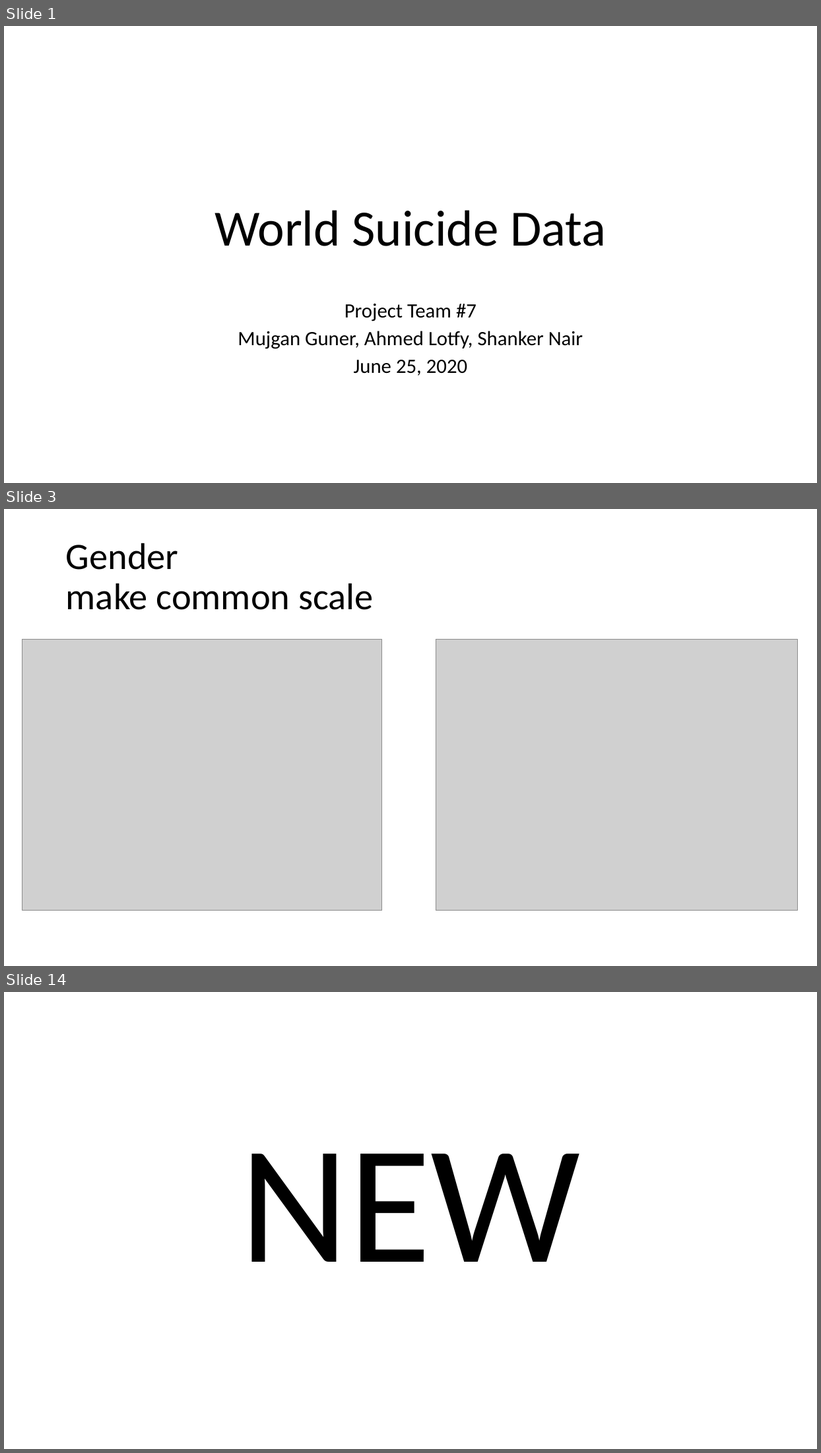
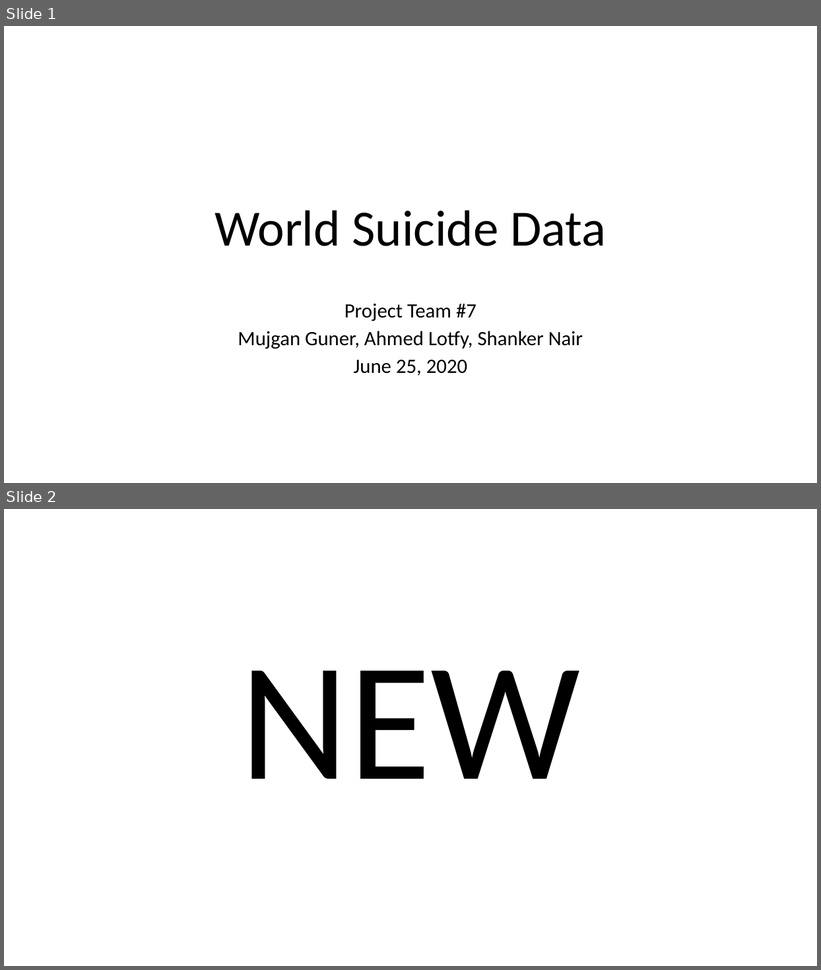
Before and after one commit to mguner-data/Global_Suicide_Data_Analysis, a slide deck: An Analysis of the World Suicide Data_sn.pptx. Shown one above the other, each under a label of ours: slides 1, 3 and 14 before the commit, slides 1 and 2 after it; the slides between them are not shown. The pictures are 821x1453 and 821x970 pixels, drawn with LibreOffice and Linux fonts; fonts in the diff are those of the drawing; grey boxes stand for pictures. Boxes give left, top, right and bottom in pixels: in the first picture for what was removed or moved away, otherwise in the second. Text is boxed around its words. In the diff, an @@ line names an element or a change of style, - is before the commit and + after.

```diff
--- a/An Analysis of the World Suicide Data_sn.pptx
+++ b/An Analysis of the World Suicide Data_sn.pptx
@@ slide 3 removed at bbox=[4, 509, 817, 966], background #FFFFFF @@
@@ title removed at bbox=[66, 543, 374, 610] @@
-Gender
-make common scale
@@ picture removed at bbox=[22, 640, 382, 911] @@
@@ picture removed at bbox=[436, 640, 797, 911] @@
@@ what was slide 14 is now slide 2 @@
```
Also in this commit, not shown: 11 other slides removed, 46 other files.
